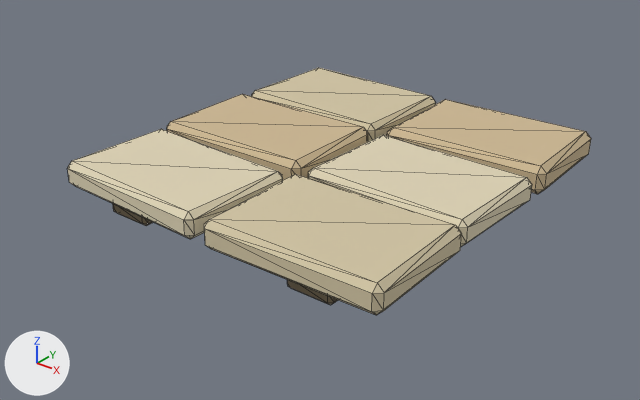
A saved change to the glTF model apps/garden/public/assets/models/StoneWalkway.glb.
Both versions are drawn from a 50 mm lens placed at (1.07, -1.399, 0.823), pointed at (-0.011, -0.048, -0.015). Arrows for +X, +Y and +Z are at lower left; the lights stay in place. The first picture is the older version. Mesh edges are drawn as thin lines. Vertices at exactly the same position are counted once.

Script lines for the objects in view, before the commit:
```python
ob_stonewalkway_stoneslight = bpy.data.objects.new('StoneWalkway_StonesLight', me_stonewalkway_stoneslight_mesh)
ob_stonewalkway_stoneslight.location = (0.0, 0.0, 0.0)
ob_stonewalkway_stonesmid = bpy.data.objects.new('StoneWalkway_StonesMid', me_stonewalkway_stonesmid_mesh)
ob_stonewalkway_stonesmid.location = (0.0, 0.0, 0.0)
ob_stonewalkway_stoneswarm = bpy.data.objects.new('StoneWalkway_StonesWarm', me_stonewalkway_stoneswarm_mesh)
ob_stonewalkway_stoneswarm.location = (0.0, 0.0, 0.0)
ob_stonewalkway_supportrails = bpy.data.objects.new('StoneWalkway_SupportRails', me_stonewalkway_supportrails_mesh)
ob_stonewalkway_supportrails.location = (0.0, 0.0, 0.0)
```
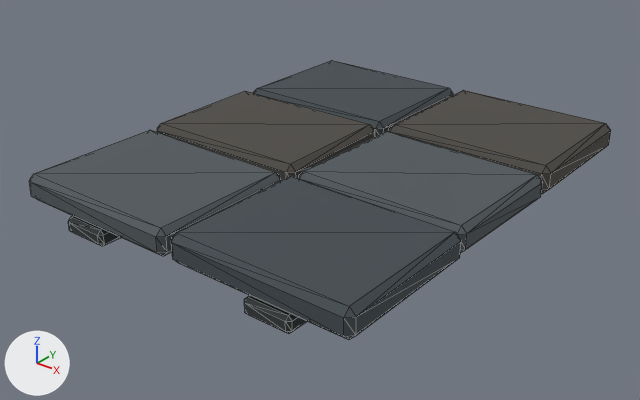
What differs and where, as boxes [x1, y1, x2, y2] in the pictures (640 x 400 px; the box of a moved part takes in the faces that stretch with it):
'StoneWalkway_StonesMid', recoloured, reshaped (beige to dark grey, 12% wider, 13% taller): before [204, 68, 462, 315]; after [171, 61, 461, 340]
'StoneWalkway_StonesLight', recoloured, reshaped (beige to dark grey, 11% wider, 8% taller): before [68, 129, 532, 246]; after [29, 130, 543, 256]
'StoneWalkway_StonesWarm', recoloured, reshaped (beige to dark grey, 7% wider): before [167, 94, 591, 194]; after [157, 90, 611, 194]
'StoneWalkway_SupportRails', reshaped (mostly hidden before): before [113, 204, 338, 305]; after [68, 216, 307, 334]
part 1 of me_stonewalkway_supportrails_mesh, moved or reshaped: before [113, 204, 148, 226]; after [68, 217, 104, 246]
part 2 of me_stonewalkway_supportrails_mesh, moved or reshaped (mostly hidden): before [146, 220, 153, 226]; after [71, 216, 121, 246]
part 3 of me_stonewalkway_supportrails_mesh, moved or reshaped: before [287, 280, 334, 305]; after [244, 297, 292, 334]
part 4 of me_stonewalkway_supportrails_mesh, moved or reshaped (not visible before): after [248, 295, 307, 332]

The edits, one by one:
Material 'Material.StoneWalkway.LightStone' (mat_material_stonewalkway_lightstone) changes colour from beige #ded3b5 to dark grey #51585c; in linear values from (0.73, 0.651, 0.462) to (0.0823, 0.0976, 0.107).
Material 'Material.StoneWalkway.MidStone' (mat_material_stonewalkway_midstone) changes colour from beige #d2c5a4 to dark grey #434b50; in linear values from (0.644, 0.558, 0.371) to (0.0561, 0.0704, 0.0802).
Material 'Material.StoneWalkway.WarmStone' (mat_material_stonewalkway_warmstone) changes colour from beige #cdb893 to dark grey #4d4a45; in linear values from (0.61, 0.479, 0.292) to (0.0742, 0.0685, 0.0595).
me_stonewalkway_supportrails_mesh is used by ob_stonewalkway_supportrails; location (0.0, 0.0, 0.0).
me_stonewalkway_supportrails_mesh had 48 vertices, 88 faces and spanned x -0.287..0.287, y -0.39..0.39, z 0.0..0.036.
me_stonewalkway_supportrails_mesh now has 48 vertices, 88 faces and spans x -0.287..0.287, y -0.5..0.5, z 0.0..0.036.
me_stonewalkway_supportrails_mesh part 1: all 12 vertices in x -0.287..-0.183, y -0.39..-0.382, z 0.0..0.036 are moved by (0.0, -0.11, 0.0).
me_stonewalkway_supportrails_mesh part 2: all 12 vertices in x -0.287..-0.183, y 0.382..0.39, z 0.0..0.036 are moved by (0.0, 0.11, 0.0).
me_stonewalkway_supportrails_mesh part 3: all 12 vertices in x 0.183..0.287, y -0.39..-0.382, z 0.0..0.036 are moved by (0.0, -0.11, 0.0).
me_stonewalkway_supportrails_mesh part 4: all 12 vertices in x 0.183..0.287, y 0.382..0.39, z 0.0..0.036 are moved by (0.0, 0.11, 0.0).
me_stonewalkway_stoneslight_mesh is used by ob_stonewalkway_stoneslight; location (0.0, 0.0, 0.0).
me_stonewalkway_stoneslight_mesh had 48 vertices, 88 faces and spanned x -0.402..0.398, y -0.424..0.137, z 0.036..0.094.
me_stonewalkway_stoneslight_mesh now has 48 vertices, 88 faces and spans x -0.408..0.409, y -0.5..0.16, z 0.036..0.094.
me_stonewalkway_stoneslight_mesh part 5: 48 of 48 vertices moved; they spanned x -0.402..0.398, y -0.424..0.137, z 0.036..0.094 and now span x -0.408..0.409, y -0.5..0.16, z 0.036..0.094; mean shift (0.0, -0.024, 0.0).
me_stonewalkway_stonesmid_mesh is used by ob_stonewalkway_stonesmid; location (0.0, 0.0, 0.0).
me_stonewalkway_stonesmid_mesh had 48 vertices, 88 faces and spanned x -0.403..0.403, y -0.427..0.426, z 0.036..0.097.
me_stonewalkway_stonesmid_mesh now has 48 vertices, 88 faces and spans x -0.41..0.41, y -0.5..0.5, z 0.036..0.097.
me_stonewalkway_stonesmid_mesh part 6: 48 of 48 vertices moved; they spanned x -0.403..0.403, y -0.427..0.426, z 0.036..0.097 and now span x -0.41..0.41, y -0.5..0.5, z 0.036..0.097; mean shift (0.0, 0.0, 0.0).
me_stonewalkway_stoneswarm_mesh is used by ob_stonewalkway_stoneswarm; location (0.0, 0.0, 0.0).
me_stonewalkway_stoneswarm_mesh had 48 vertices, 88 faces and spanned x -0.405..0.401, y -0.138..0.423, z 0.036..0.1.
me_stonewalkway_stoneswarm_mesh now has 48 vertices, 88 faces and spans x -0.415..0.408, y -0.159..0.5, z 0.036..0.1.
me_stonewalkway_stoneswarm_mesh part 7: 48 of 48 vertices moved; they spanned x -0.405..0.401, y -0.138..0.423, z 0.036..0.1 and now span x -0.415..0.408, y -0.159..0.5, z 0.036..0.1; mean shift (0.0, 0.024, 0.0).
